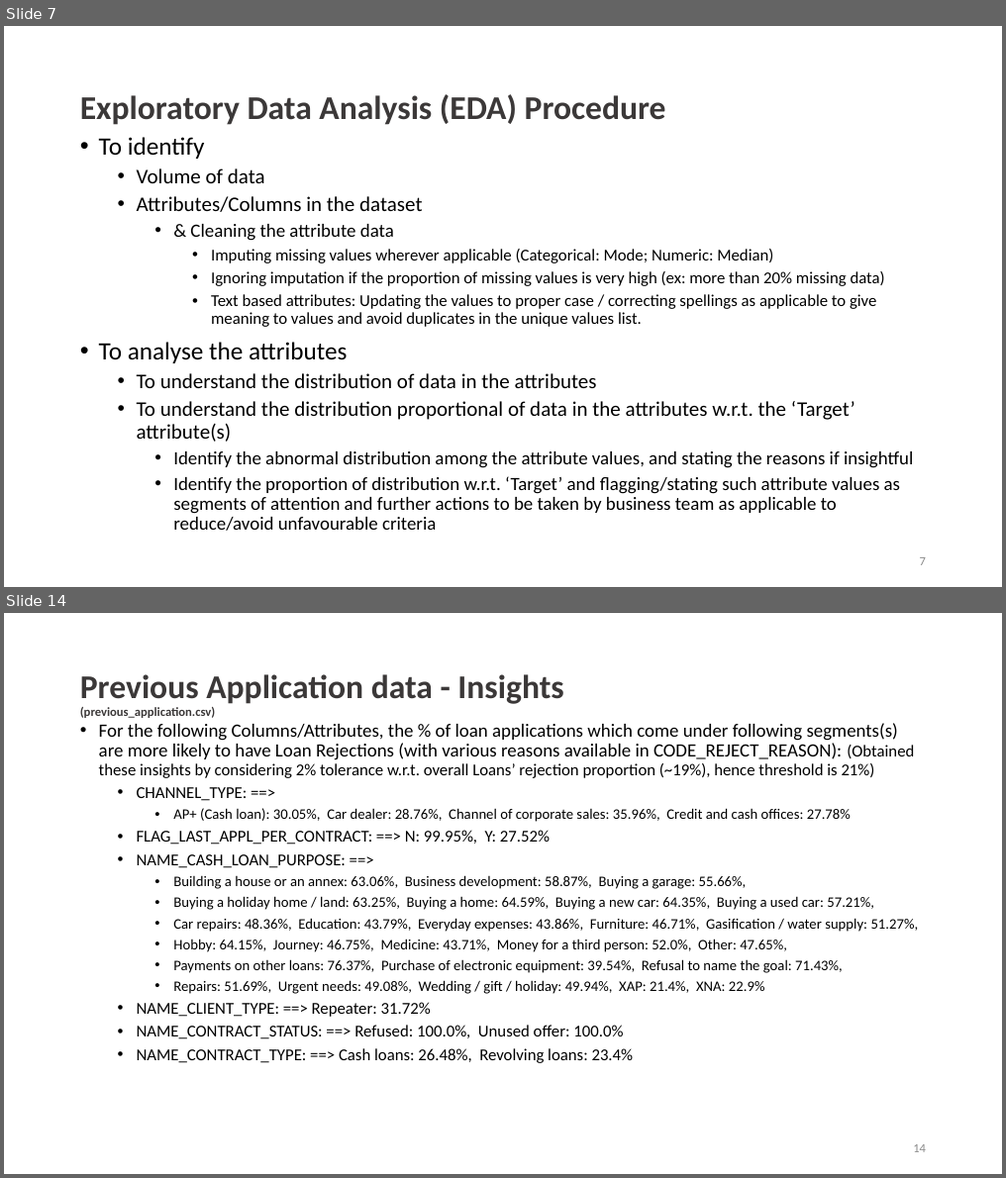
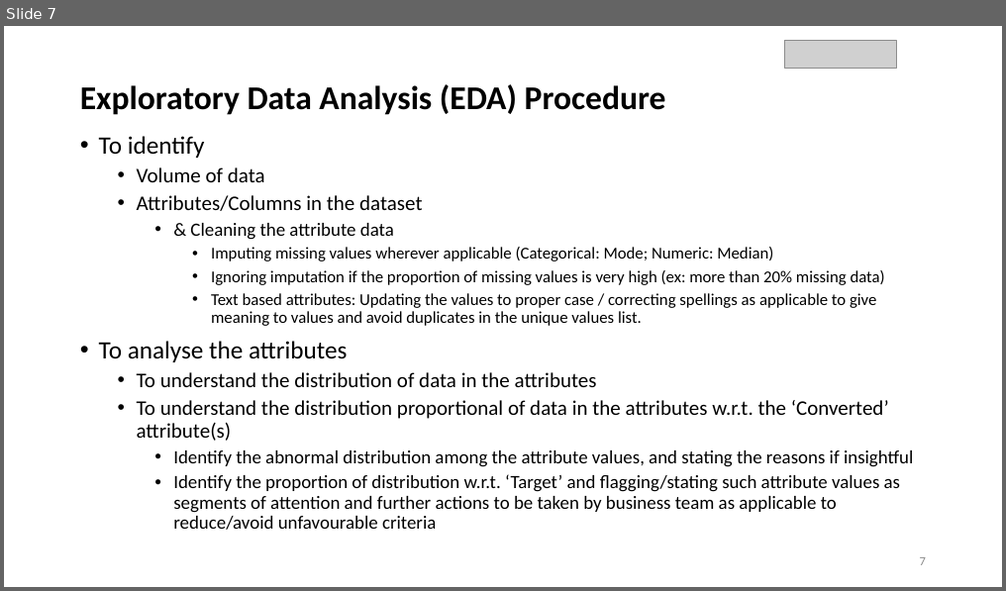
Before and after one commit to Hiteshp97/ProjCollab_LSCS_BTCH67_535, a slide deck: Lead Scoring Case Study.pptx. Shown one above the other, each under a label of ours: slides 7 and 14 before the commit, slide 7 after it; the slides between them are not shown. The pictures are 1006x1178 and 1006x591 pixels, drawn with LibreOffice and Linux fonts; fonts in the diff are those of the drawing; grey boxes stand for pictures; background and template pictures are left out. Boxes give left, top, right and bottom in pixels: in the first picture for what was removed or moved away, otherwise in the second. Text is boxed around its words. In the diff, an @@ line names an element or a change of style, - is before the commit and + after.

```diff
--- a/Lead Scoring Case Study.pptx
+++ b/Lead Scoring Case Study.pptx
@@ slide 14 removed at box(4, 613, 1002, 1174), background #FFFFFF @@
@@ title removed at box(80, 674, 563, 718) @@
-Previous Application data - Insights
-(previous_application.csv)
@@ text removed at box(99, 723, 919, 1063) @@
-• For the following Columns/Attributes, the % of loan applications which come under following segments(s) are more likely to have Loan Rejections (with various reasons available in CODE_REJECT_REASON): (Obtained these insights by considering 2% tolerance w.r.t. overall Loans’ rejection proportion (~19%), hence threshold is 21%)
-  • CHANNEL_TYPE: ==>
-    • AP+ (Cash loan): 30.05%, Car dealer: 28.76%, Channel of corporate sales: 35.96%, Credit and cash offices: 27.78%
-  • FLAG_LAST_APPL_PER_CONTRACT: ==> N: 99.95%, Y: 27.52%
-  • NAME_CASH_LOAN_PURPOSE: ==>
-    • Building a house or an annex: 63.06%, Business development: 58.87%, Buying a garage: 55.66%,
-    • Buying a holiday home / land: 63.25%, Buying a home: 64.59%, Buying a new car: 64.35%, Buying a used car: 57.21%,
-    • Car repairs: 48.36%, Education: 43.79%, Everyday expenses: 43.86%, Furniture: 46.71%, Gasification / water supply: 51.27%,
-    • Hobby: 64.15%, Journey: 46.75%, Medicine: 43.71%, Money for a third person: 52.0%, Other: 47.65%,
-    • Payments on other loans: 76.37%, Purchase of electronic equipment: 39.54%, Refusal to name the goal: 71.43%,
-    • Repairs: 51.69%, Urgent needs: 49.08%, Wedding / gift / holiday: 49.94%, XAP: 21.4%, XNA: 22.9%
-  • NAME_CLIENT_TYPE: ==> Repeater: 31.72%
-  • NAME_CONTRACT_STATUS: ==> Refused: 100.0%, Unused offer: 100.0%
-  • NAME_CONTRACT_TYPE: ==> Cash loans: 26.48%, Revolving loans: 23.4%
@@ page number removed at box(913, 1145, 926, 1153) @@
-14
@@ slide 7 changed as well @@
@@ picture added at box(785, 40, 896, 68) @@
@@ title "Exploratory Data Analysis (EDA) Procedure": place and size @@
-title "Exploratory Data Analysis (EDA) Procedure" at box(80, 94, 666, 125)
+title "Exploratory Data Analysis (EDA) Procedure" at box(80, 84, 666, 115)
@@ title "Exploratory Data Analysis (EDA) Procedure" at box(80, 84, 666, 115): text colour #3B3838 to #000000 @@
@@ text at box(137, 400, 889, 441): text changed @@
-  • To understand the distribution proportional of data in the attributes w.r.t. the ‘Target’ attribute(s)
+  • To understand the distribution proportional of data in the attributes w.r.t. the ‘Converted’ attribute(s)
```
Also in this commit, not shown: 6 other slides changed, 7 slides added, 6 other slides removed.
